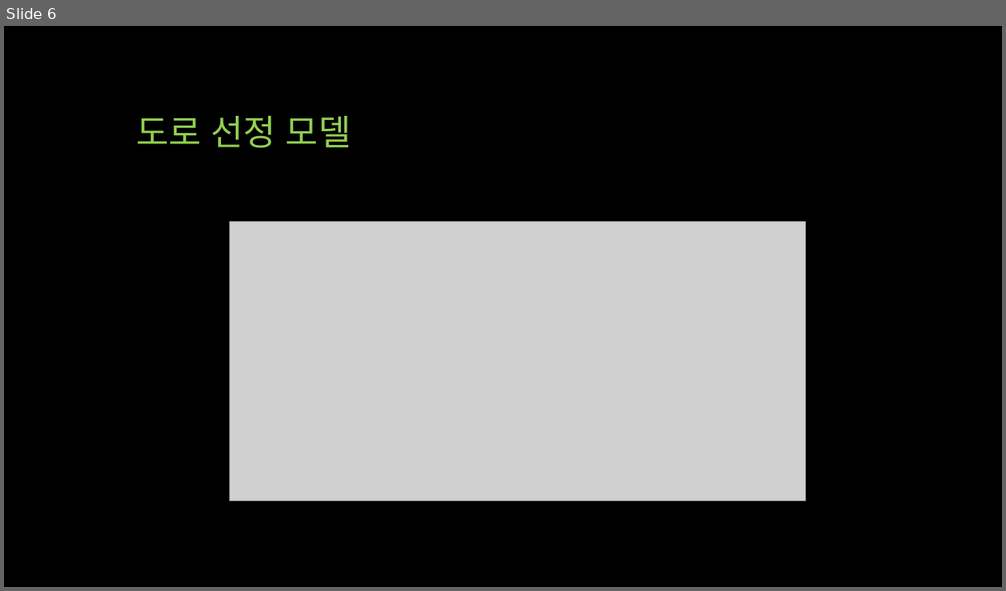
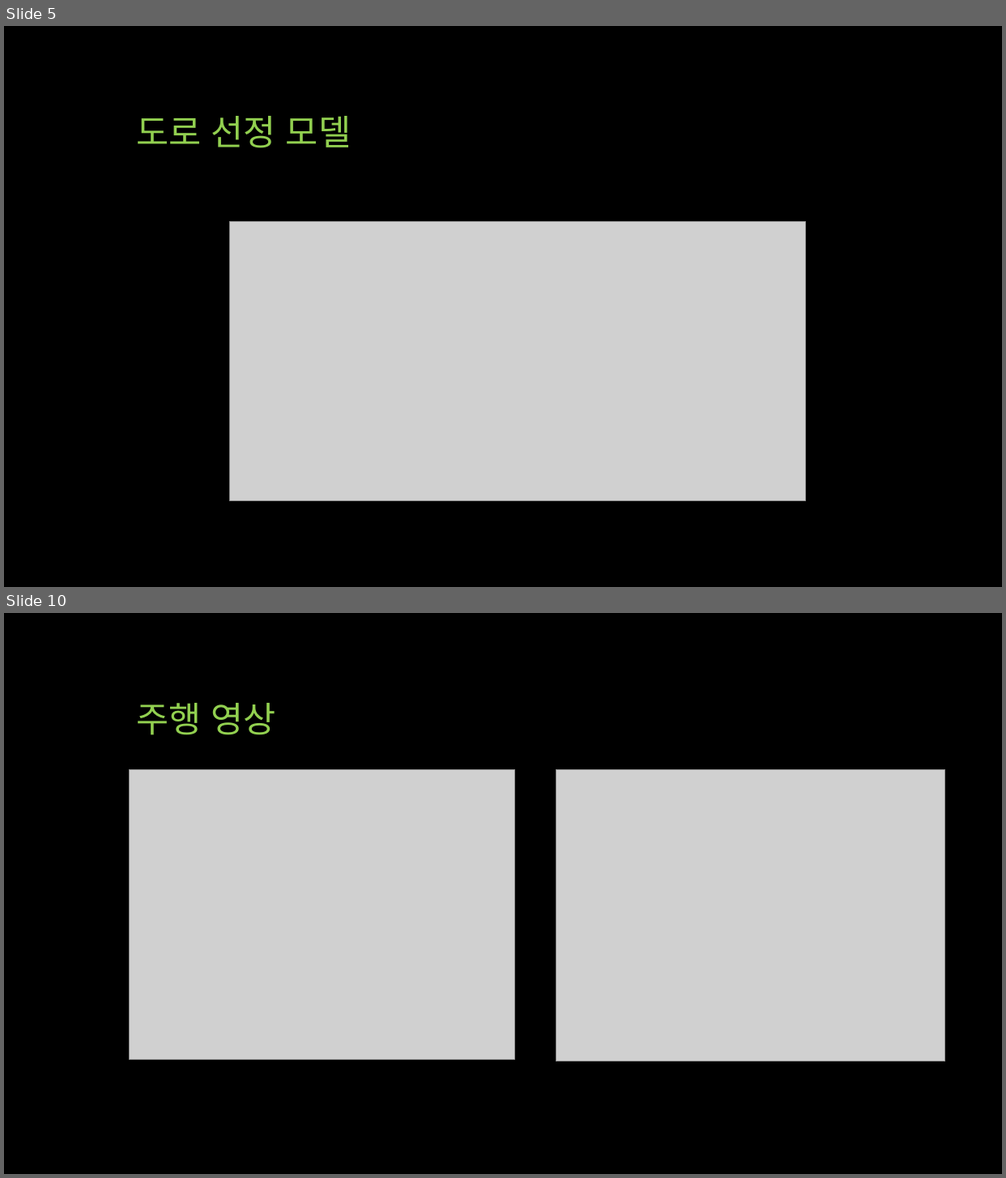
Before and after one commit to Sihan-Son/AutoPilotCar_arduino, a slide deck: docu/ppt/2017_08_06/자율 주행 자동차 프로젝트.pptx. Shown one above the other, each under a label of ours: slide 6 before the commit, slides 5 and 10 after it; the slides between them are not shown. The pictures are 1006x591 and 1006x1178 pixels, drawn with LibreOffice and Linux fonts; fonts in the diff are those of the drawing; grey boxes stand for pictures. Boxes give left, top, right and bottom in pixels: in the first picture for what was removed or moved away, otherwise in the second. Text is boxed around its words. In the diff, an @@ line names an element or a change of style, - is before the commit and + after.

```diff
--- a/docu/ppt/2017_08_06/자율 주행 자동차 프로젝트.pptx
+++ b/docu/ppt/2017_08_06/자율 주행 자동차 프로젝트.pptx
@@ slide 10 added at bbox=[4, 613, 1002, 1174], background #000000 @@
@@ title added at bbox=[136, 703, 276, 735], 34 pt, text #92D050 @@
+주행 영상
@@ picture added at bbox=[129, 770, 515, 1060] @@
@@ picture added at bbox=[556, 770, 946, 1063] @@
@@ what was slide 6 is now slide 5 @@
```
Also in this commit, not shown: 2 slides changed, 5 other slides added, 8 slides removed.
